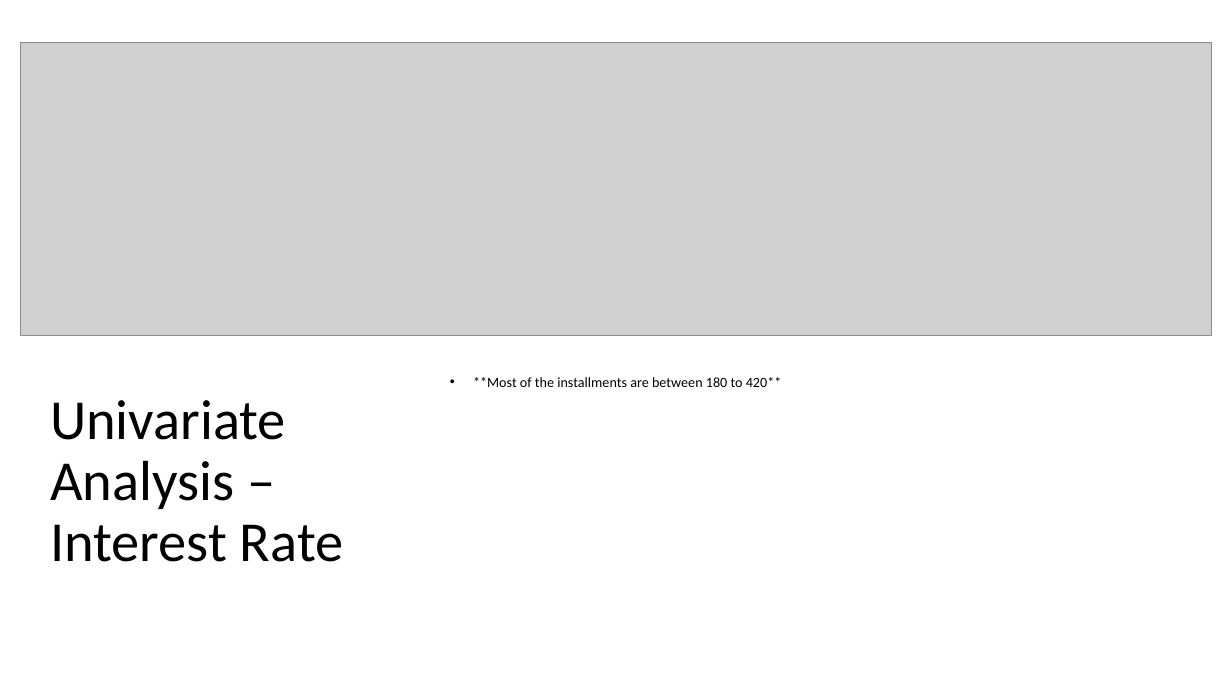
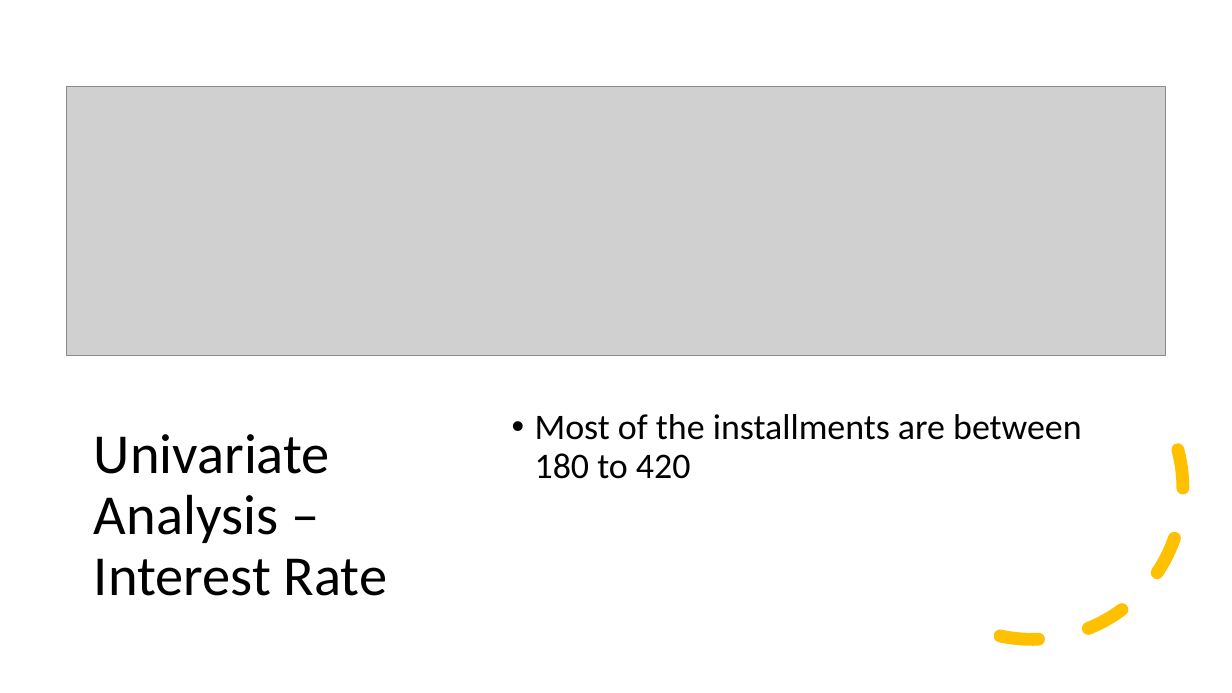
Before and after one commit to prachigoliwadekar/LendingClubCaseStudy, a slide deck: slide 13 of LendingClubCaseStudy.pptx. Drawn at 1232x693 pixels with LibreOffice and Linux fonts; fonts in the diff are those of the drawing; grey boxes stand for pictures. Boxes give left, top, right and bottom in pixels: in the first picture for what was removed or moved away, otherwise in the second. Text is boxed around its words. In the diff, an @@ line names an element or a change of style, - is before the commit and + after.

```diff
--- a/LendingClubCaseStudy.pptx
+++ b/LendingClubCaseStudy.pptx
@@ picture: place and size @@
-picture at box(20, 43, 1212, 335)
+picture at box(67, 86, 1165, 355)
@@ arc (boxed as its full ellipse) added at box(848, 304, 1216, 673), outline #FFC000 10 pt dashed @@
@@ title "Univariate Analysis – Interest Rate": place and size @@
-title "Univariate Analysis – Interest Rate" at box(50, 400, 344, 562)
+title "Univariate Analysis – Interest Rate" at box(94, 434, 388, 596)
@@ text at box(535, 414, 1081, 479): text changed; size 11 to 28 pt @@
-• **Most of the installments are between 180 to 420**
+• Most of the installments are between 180 to 420
```
Also in this commit, not shown: 6 other slides changed, 14 slides added, 1 slide removed, 1 other file.
